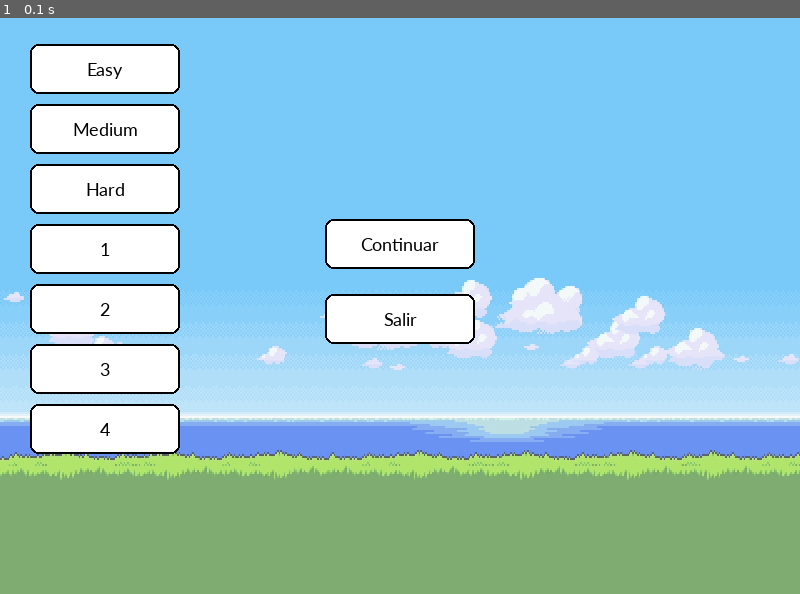
Above: before the commit, frame 1.
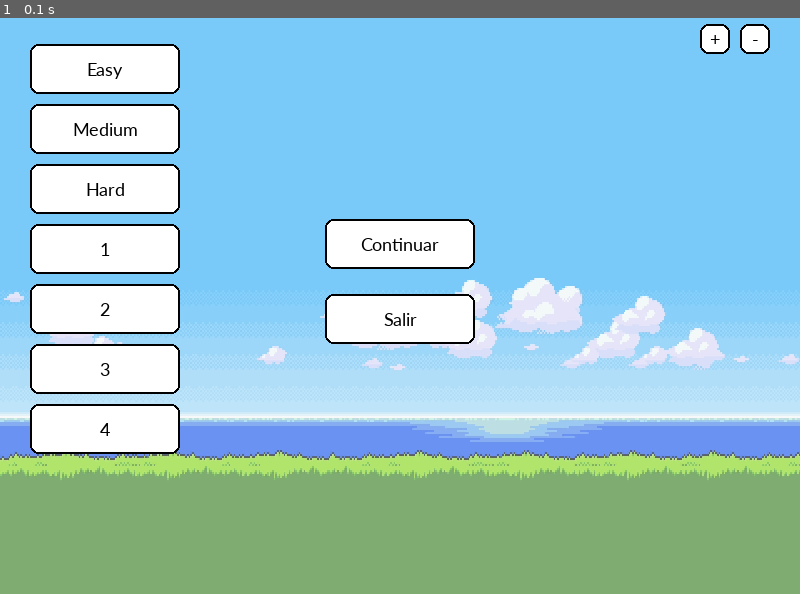
Above: after the commit, the same moment.

Repository: FedericoDeniard/PyGame-Who_is_that_pokemon
Game: pygame game, started from main.py
The game is run twice, just before and just after one commit, with the same random seed, the same clock (stepped at 60 frames per second) and the same inputs.
Inputs:
- Up to frame 1 (0.1 s): no input

The runs differ from the first frame. In frame 1, 0.4% of the frame differs, in the area x 87-97%, y 1-7%.

Commit message:
Now you can turn volume down and up

Diff:
--- a/classes/class_game.py
+++ b/classes/class_game.py
@@ -77,6 +77,10 @@
             difficulties.append(Sticky(self.window,(30,50+(60*difficulty_labels.index(difficulty)), 150, 50), text=difficulty.title(), font_size=20, border_colour=colours["BLACK"], border_width=2, border_radius=8, sound = sounds["beep_sounds"][1]))
         self.difficulties = Sticky_menu(difficulties, self.pokedex, self.pokedex_copy)
 
+        # Sound Bar
+        self.volume_up = Button(self.window, (self.window.get_width() - 100, 30, 30, 30), text="+", font_size=20, border_colour=colours["BLACK"], border_width=2, border_radius=8, sound = sounds["beep_sounds"][1])
+        self.volume_down = Button(self.window, (self.window.get_width() - 60, 30,30, 30), text="-", font_size=20, border_colour=colours["BLACK"], border_width=2, border_radius=8, sound = sounds["beep_sounds"][1])
+
     #region Render game
     def render_game_menu(self):
         # Game Background
@@ -121,6 +125,8 @@
         self.guessed_times = []
         self.time_labels[0].change_text('Ultimo:')
         self.time_labels[1].change_text('Promedio:')
+        self.volume_up.draw_button()
+        self.volume_down.draw_button()
 
     def show_game(self):
         self.window.blit(self.game_background, (0,0))
@@ -185,6 +191,10 @@
                 self.game = not self.game
                 self.streak = 0
 
+            if self.volume_up.handle_event(event):
+                self.music.change_volume(0.1)
+            if self.volume_down.handle_event(event):
+                self.music.change_volume(-0.1)
     def game_event(self, event):
         self.game_text_box.handle_event(event)
 
--- a/classes/sounds.py
+++ b/classes/sounds.py
@@ -14,10 +14,13 @@
 
 
 class Sounds():
-    def __init__(self):
+    def __init__(self, volume=.5):
         pygame.mixer.init()
         self.music = None
         self.last_music = None
+        self.volume = volume
+        pygame.mixer.init()
+        pygame.mixer.music.set_volume(self.volume)
 
     def play_random(self):
         self.soundtrack = soundtrack
@@ -25,13 +28,24 @@
             random_number = randint(0,len(self.soundtrack) - 1)
             while self.last_music == random_number:
                 random_number = randint(0,len(self.soundtrack) - 1)
-            pygame.mixer.init()
             pygame.mixer.music.load(self.soundtrack[random_number])
-            pygame.mixer.music.set_volume(.1)
             pygame.mixer.music.play()
             self.last_music = random_number
 
     def play_sound(self, sound_path):
         sound = pygame.mixer.Sound(sound_path)
-        sound.set_volume(.3)
+        sound.set_volume(self.volume + 0.2)
         sound.play()
+
+
+    def change_volume(self, value):
+        print(f'volumen anterior:{self.volume}')
+        print(f'volumen a restar: {value}')
+        new_volume = self.volume + value
+        if new_volume > 0.8:
+            new_volume = 0.8
+        elif new_volume < 0:
+            new_volume = 0
+        self.volume = new_volume
+        pygame.mixer.music.set_volume(self.volume)
+        print(f'volumen nuevo:{self.volume}')
Not shown, added: assets/interface/volume-minus-svgrepo-com.svg
Not shown, added: assets/interface/volume-plus-svgrepo-com.svg
